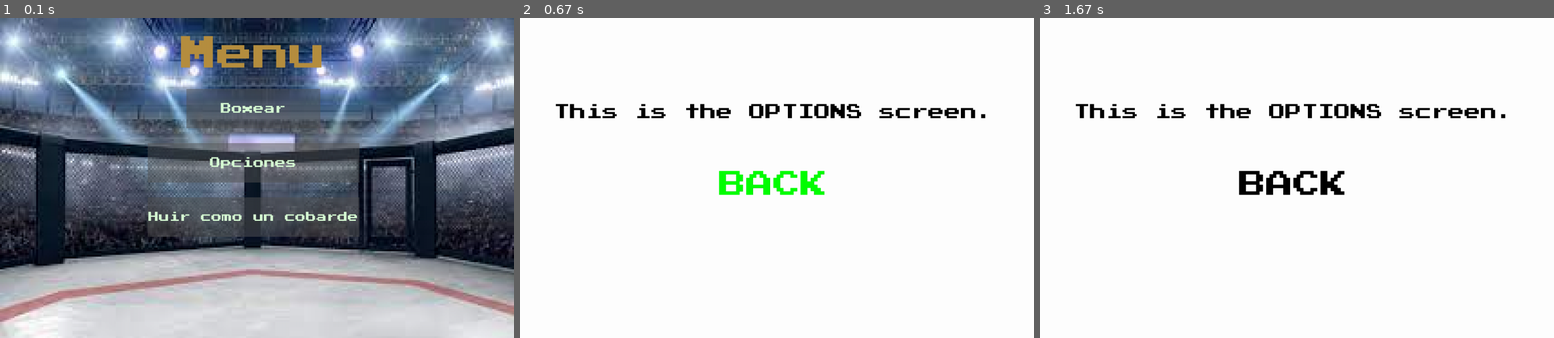
Above: before the commit, frames 1-3 (left to right).
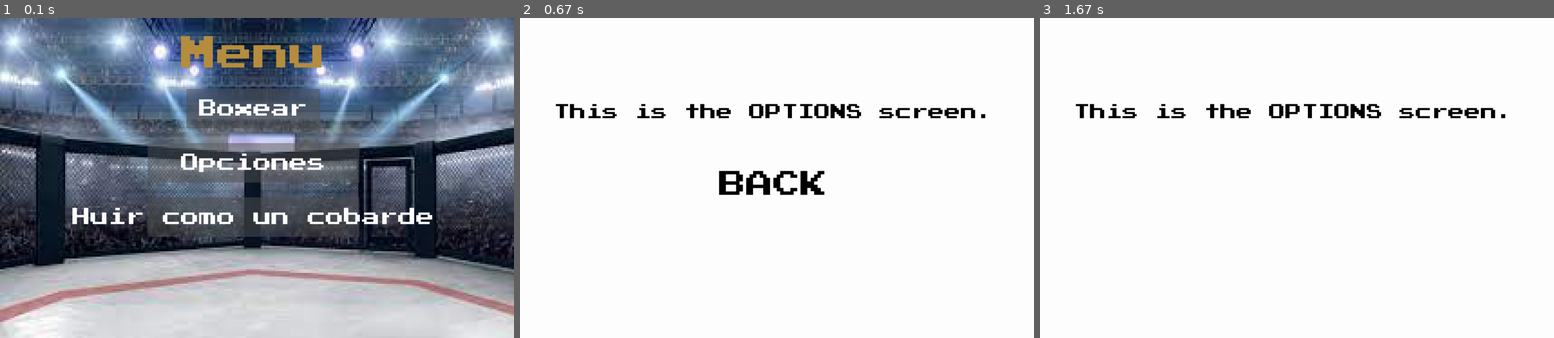
Above: after the commit, the same moments.

Repository: Tobve/Glove-Fury
Game: pygame game, started from Glove-Fury-Menu/main.py
Same seed, same stepped clock (60 frames per second), same inputs: the game is played once before the commit and once after it.
Inputs (mouse positions are in pixels of both pictures, inside the frame that each line leads up to):
- Up to frame 1 (0.1 s): no input
- Up to frame 2 (0.67 s): click (777, 178) at 0.38 s
- Up to frame 3 (1.67 s): click (1302, 200) at 0.72 s

The runs differ from the first frame. In frame 1, 3.0% of the frame differs, in the area x 14-85%, y 25-65%; in frame 2, 0.9%; in frame 3, 0.9%.

Commit message:
Update main.py

Diff:
--- a/Glove-Fury-Menu/main.py
+++ b/Glove-Fury-Menu/main.py
@@ -8,7 +8,7 @@
 
 BG = pygame.image.load("assets/Background.png")
 
-def get_font(size): # Returns Press-Start-2P in the desired size
+def get_font(size):
     return pygame.font.Font("assets/font.ttf", size)
 
 def play():
@@ -22,7 +22,7 @@
         SCREEN.blit(PLAY_TEXT, PLAY_RECT)
 
         PLAY_BACK = Button(image=None, pos=(640, 460),
-                            text_input="BACK", font=get_font(75), base_color="White", hovering_color="Green")
+                            text_input="BACK", font=get_font(75), base_color="Black", hovering_color="White")
 
         PLAY_BACK.changeColor(PLAY_MOUSE_POS)
         PLAY_BACK.update(SCREEN)
@@ -48,7 +48,7 @@
         SCREEN.blit(OPTIONS_TEXT, OPTIONS_RECT)
 
         OPTIONS_BACK = Button(image=None, pos=(700, 460),
-                            text_input="BACK", font=get_font(75), base_color="Black", hovering_color="Green")
+                            text_input="BACK", font=get_font(75), base_color="White", hovering_color="Black")
 
         OPTIONS_BACK.changeColor(OPTIONS_MOUSE_POS)
         OPTIONS_BACK.update(SCREEN)
@@ -73,11 +73,11 @@
         MENU_RECT = MENU_TEXT.get_rect(center=(700, 100))
 
         PLAY_BUTTON = Button(image=pygame.image.load("assets/Play Rect.png"), pos=(700, 250),
-                            text_input="Boxear", font=get_font(30), base_color="#d7fcd4", hovering_color="White")
+                            text_input="Boxear", font=get_font(50), base_color="White", hovering_color="Black")
         OPTIONS_BUTTON = Button(image=pygame.image.load("assets/Options Rect.png"), pos=(700, 400),
-                            text_input="Opciones", font=get_font(30), base_color="#d7fcd4", hovering_color="White")
+                            text_input="Opciones", font=get_font(50), base_color="White", hovering_color="Black")
         QUIT_BUTTON = Button(image=pygame.image.load("assets/Options Rect.png"), pos=(700, 550),
-                            text_input="Huir como un cobarde", font=get_font(29), base_color="#d7fcd4", hovering_color="White")
+                            text_input="Huir como un cobarde", font=get_font(50), base_color="White", hovering_color="Black")
 
         SCREEN.blit(MENU_TEXT, MENU_RECT)
 
